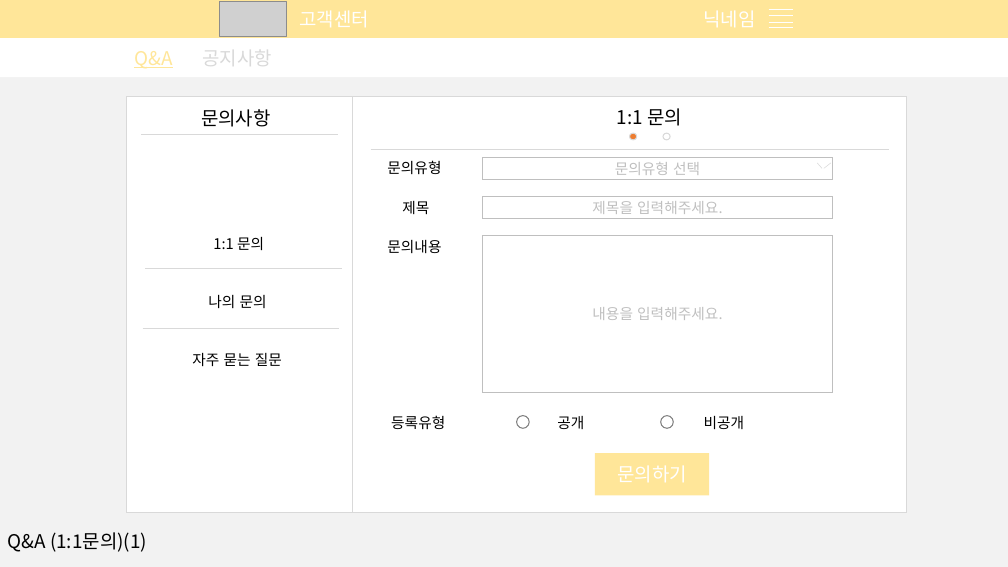
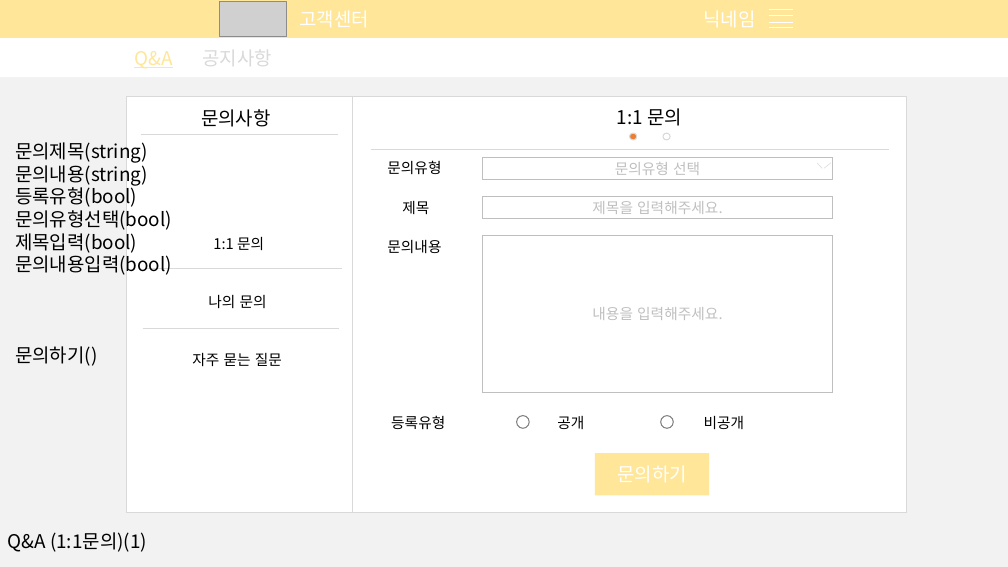
Before and after one commit to What-The-Pork/meeting-log, a slide deck: slide 17 of image/login/회원관리페이지.pptx. Drawn at 1008x567 pixels with LibreOffice and Linux fonts; fonts in the diff are those of the drawing; grey boxes stand for pictures. Boxes give left, top, right and bottom in pixels: in the first picture for what was removed or moved away, otherwise in the second. Text is boxed around its words. In the diff, an @@ line names an element or a change of style, - is before the commit and + after.

```diff
--- a/image/login/회원관리페이지.pptx
+++ b/image/login/회원관리페이지.pptx
@@ text added at <box>15,142,172,366</box>, 18 pt, text #000000 @@
+문의제목(string)
+문의내용(string)
+등록유형(bool)
+문의유형선택(bool)
+제목입력(bool)
+문의내용입력(bool)
+문의하기()
```
Also in this commit, not shown: 10 other slides changed.
